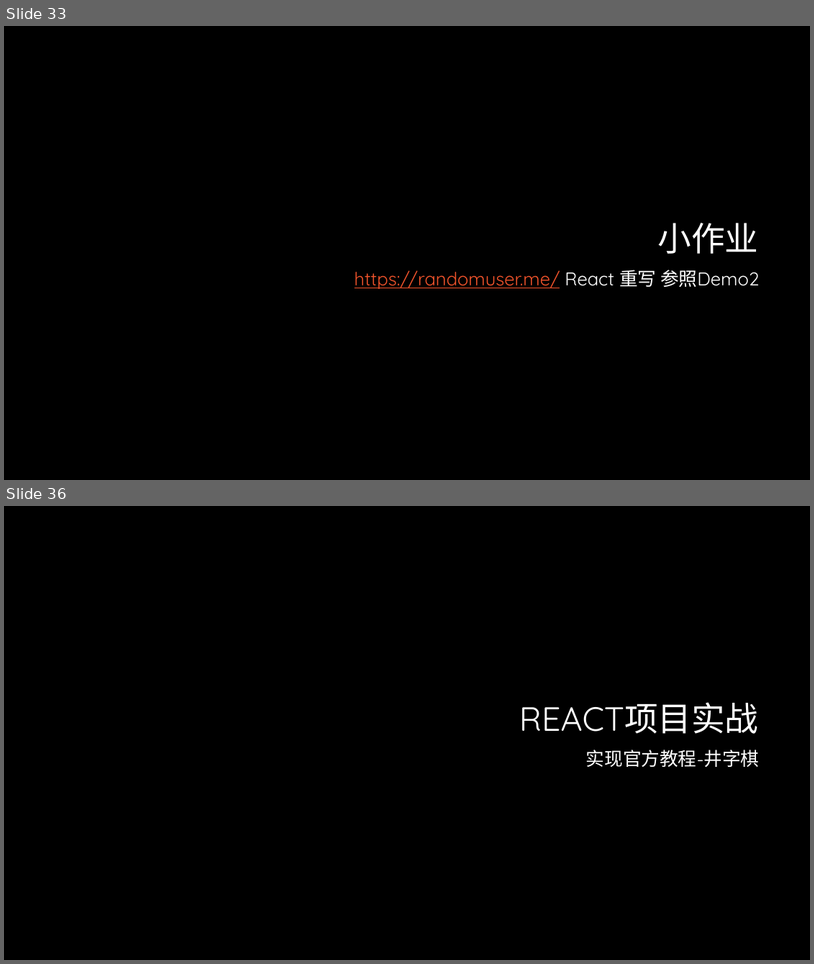
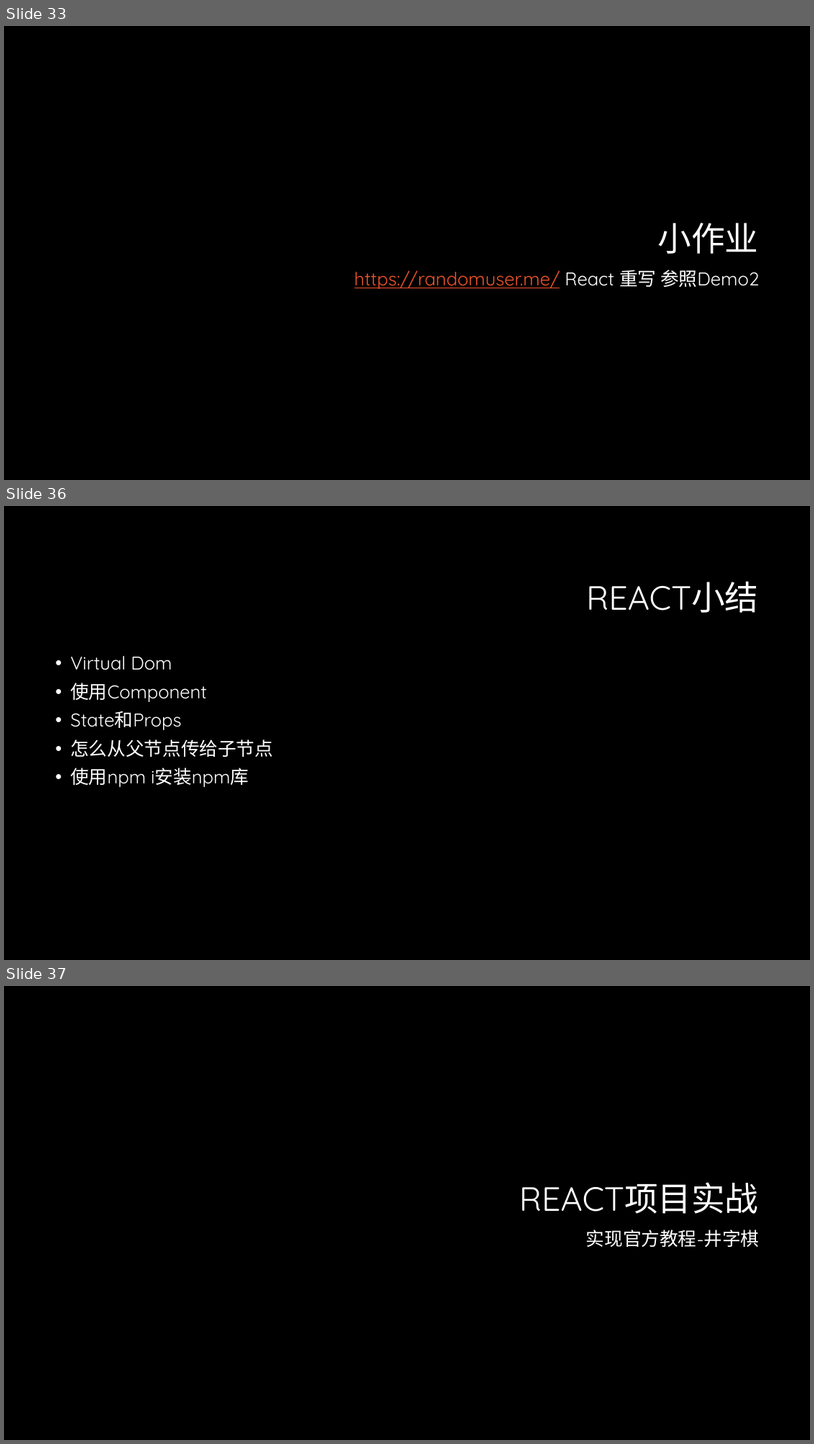
Before and after one commit to lee813/ECVFrontend, a slide deck: 前端课程.pptx. Shown one above the other, each under a label of ours: slides 33 and 36 before the commit, slides 33, 36 and 37 after it; the slides between them are not shown. The pictures are 814x964 and 814x1444 pixels, drawn with LibreOffice and Linux fonts; fonts in the diff are those of the drawing; background and template pictures are left out. Boxes give left, top, right and bottom in pixels: in the first picture for what was removed or moved away, otherwise in the second. Text is boxed around its words. In the diff, an @@ line names an element or a change of style, - is before the commit and + after.

```diff
--- a/前端课程.pptx
+++ b/前端课程.pptx
@@ slide 36 added at (x1=4, y1=506, x2=810, y2=960), background #000000 @@
@@ title added at (x1=586, y1=581, x2=759, y2=613), 40 pt, text #FFFFFF @@
+REACT小结
@@ text added at (x1=70, y1=656, x2=273, y2=787), 22 pt, text #FFFFFF @@
+• Virtual Dom
+• 使用Component
+• State和Props
+• 怎么从父节点传给子节点
+• 使用npm i安装npm库
@@ what was slide 36 is now slide 37 @@
```
Also in this commit, not shown: 2 slides changed, 1 other slide added, 14 other files.
